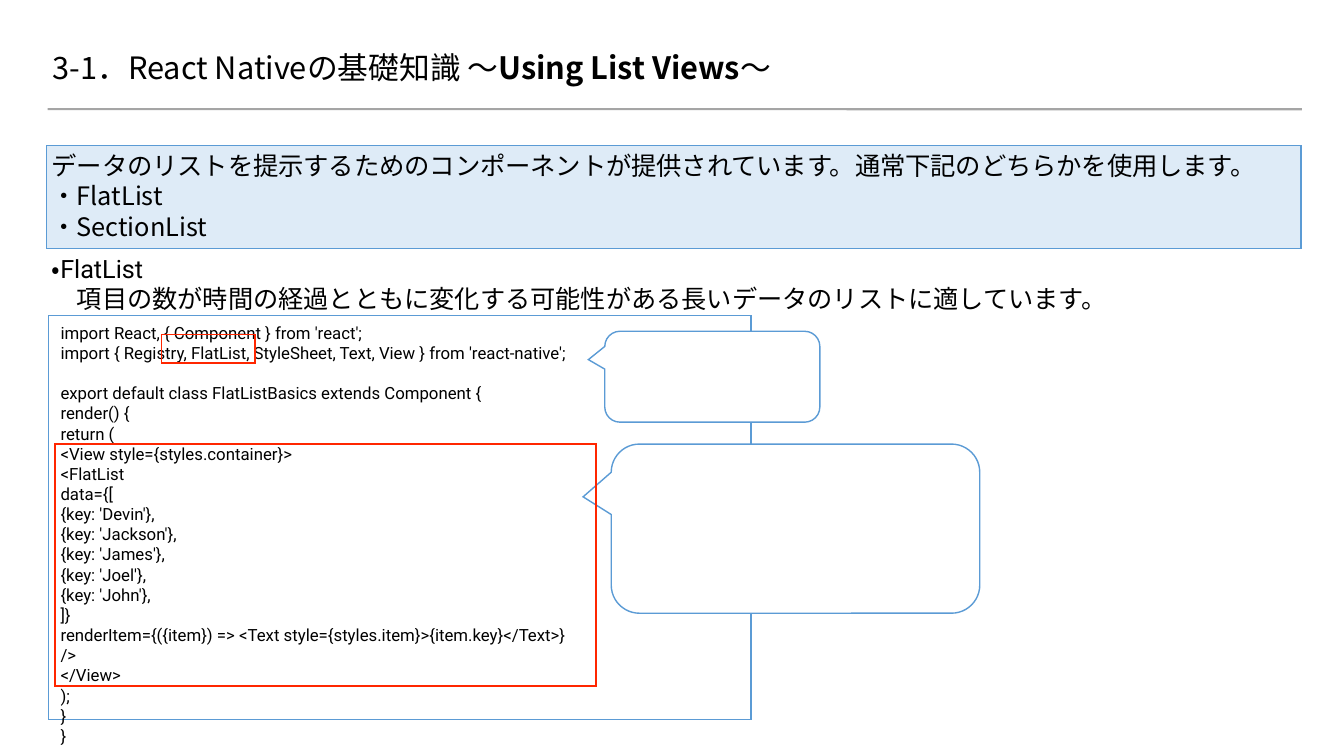
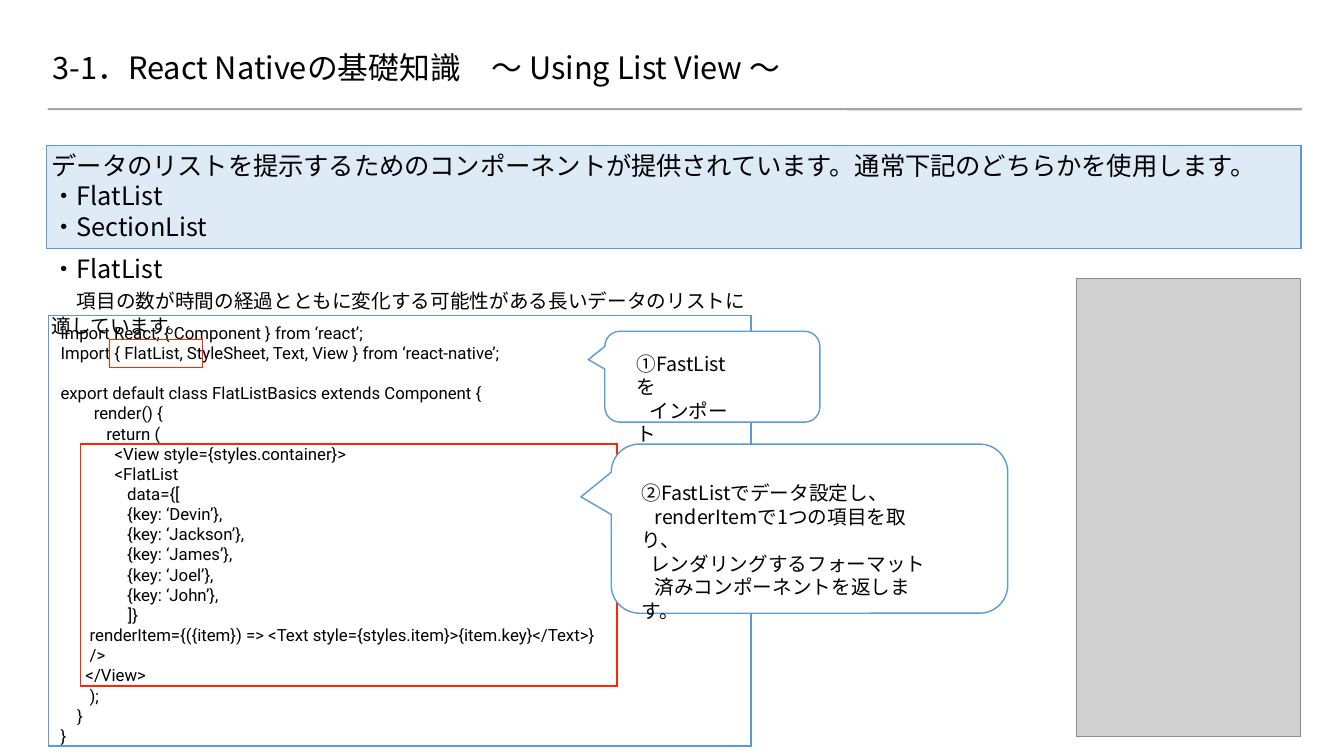
Before and after one commit to 2018SYSTEMI34/diary, a slide deck: slide 12 of doc/02_SlideShare/01.ネタ/３_ReactNative基礎知識/react-native.pptx. Drawn at 1344x756 pixels with LibreOffice and Linux fonts; fonts in the diff are those of the drawing; grey boxes stand for pictures; background and template pictures are left out. Boxes give left, top, right and bottom in pixels: in the first picture for what was removed or moved away, otherwise in the second. Text is boxed around its words. In the diff, an @@ line names an element or a change of style, - is before the commit and + after.

Commit message:
reactnative基礎知識＿最終修正20190329
reactnative基礎知識＿最終修正20190329

```diff
--- a/doc/02_SlideShare/01.ネタ/３_ReactNative基礎知識/react-native.pptx
+++ b/doc/02_SlideShare/01.ネタ/３_ReactNative基礎知識/react-native.pptx
@@ title at bbox=[53, 53, 742, 87]: text changed @@
-3-1．React Nativeの基礎知識 ～Using List Views～
+3-1．React Nativeの基礎知識 ～ Using List View ～
@@ text "・FlatList" at bbox=[52, 258, 745, 338]: font Roboto to Noto Sans CJK JP; size 18 to 14 pt in "項目の数が時間の経過とともに変化する可能性がある長いデータのリストに適しています。" @@
@@ picture added at bbox=[1077, 279, 1302, 737] @@
@@ rectangle: place and size @@
-rectangle at bbox=[48, 316, 751, 720]
+rectangle at bbox=[48, 316, 751, 746]
@@ text at bbox=[61, 324, 499, 364]: text changed @@
-import React, { Component } from 'react';
-import { Registry, FlatList, StyleSheet, Text, View } from 'react-native';
+import React, { Component } from ‘react’;
+Import { FlatList, StyleSheet, Text, View } from ‘react-native’;
@@ rectangle: place and size @@
-rectangle at bbox=[161, 335, 254, 363]
+rectangle at bbox=[109, 340, 202, 368]
@@ text added at bbox=[637, 401, 729, 445], 14 pt, text #000000 @@
+①FastListを
+インポート
@@ rectangle: place and size @@
-rectangle at bbox=[55, 445, 597, 687]
+rectangle at bbox=[81, 445, 617, 687]
@@ rounded speech box: place and size @@
-rounded speech box at bbox=[611, 445, 980, 614]
+rounded speech box at bbox=[611, 445, 1007, 614]
@@ text at bbox=[127, 507, 244, 605]: text changed @@
-{key: 'Devin'},
-{key: 'Jackson'},
-{key: 'James'},
-{key: 'Joel'},
-{key: 'John'},
+{key: ‘Devin’},
+{key: ‘Jackson’},
+{key: ‘James’},
+{key: ‘Joel’},
+{key: ‘John’},
@@ text added at bbox=[641, 483, 925, 596], 14 pt, text #000000 @@
+②FastListでデータ設定し、
+renderItemで1つの項目を取り、
+レンダリングするフォーマット
+済みコンポーネントを返します。
```
Also in this commit, not shown: 10 other slides changed, 1 slide added, 1 other file.
